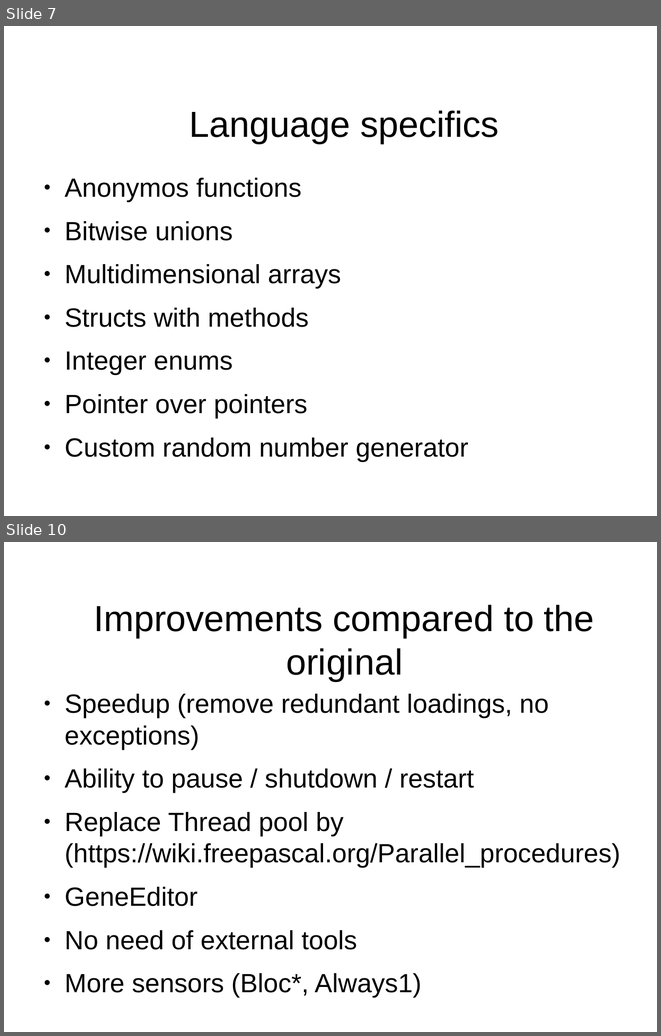
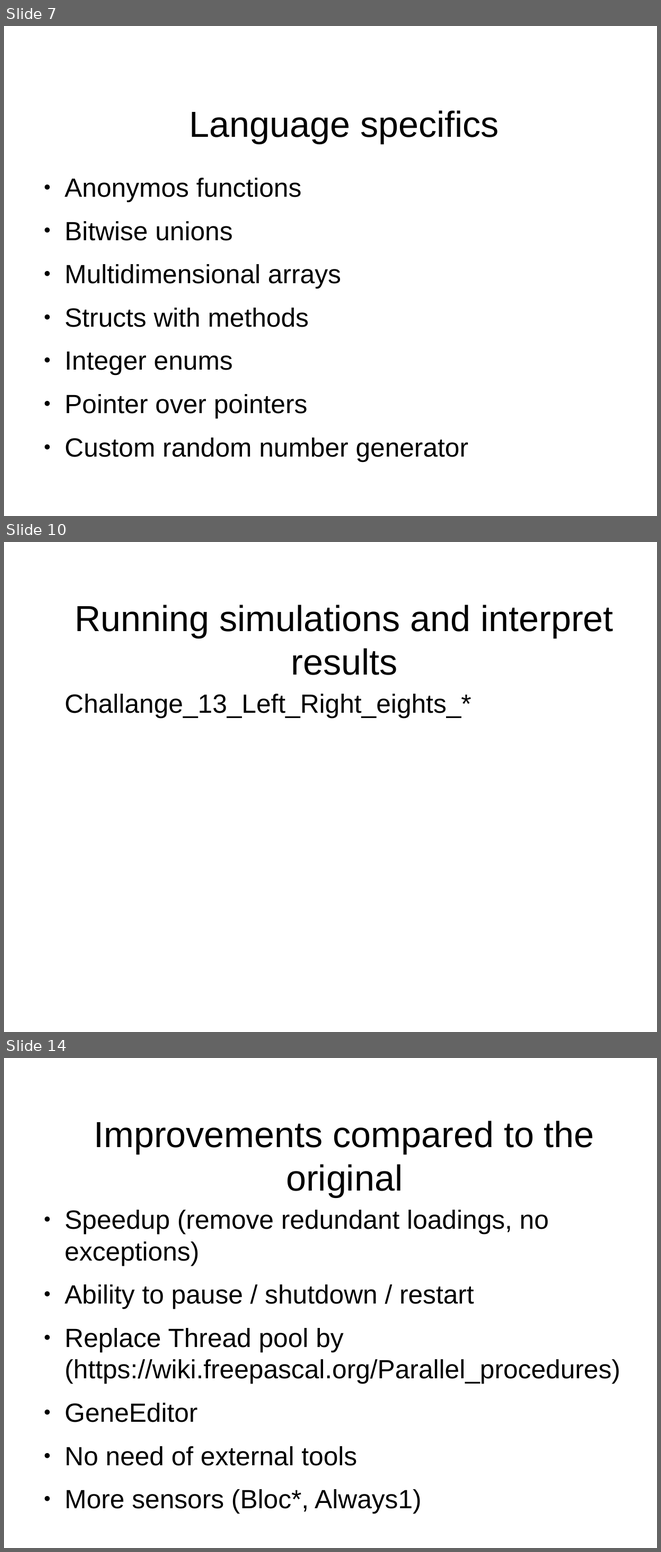
Before and after one commit to PascalCorpsman/biosim4_FPC_translation, a slide deck: presentations/Presentation.odp. Shown one above the other, each under a label of ours: slides 7 and 10 before the commit, slides 7, 10 and 14 after it; the slides between them are not shown. The pictures are 661x1036 and 661x1552 pixels, drawn with LibreOffice and Linux fonts; fonts in the diff are those of the drawing; background and template pictures are left out. Boxes give left, top, right and bottom in pixels: in the first picture for what was removed or moved away, otherwise in the second. Text is boxed around its words. In the diff, an @@ line names an element or a change of style, - is before the commit and + after.

Commit message:
ADD: update Presentation ADD: new Challange ?

```diff
--- a/presentations/Presentation.odp
+++ b/presentations/Presentation.odp
@@ slide 10 added at <box>4,542,657,1032</box>, background #FFFFFF @@
@@ title added at <box>74,605,614,675</box>, 44 pt, text #000000 @@
+Running simulations and interpret results
@@ text added at <box>64,694,471,718</box>, 32 pt, text #000000 @@
+Challange_13_Left_Right_eights_*
@@ what was slide 10 is now slide 14 @@
```
Also in this commit, not shown: 2 slides changed, 3 other slides added, 1 other file.
